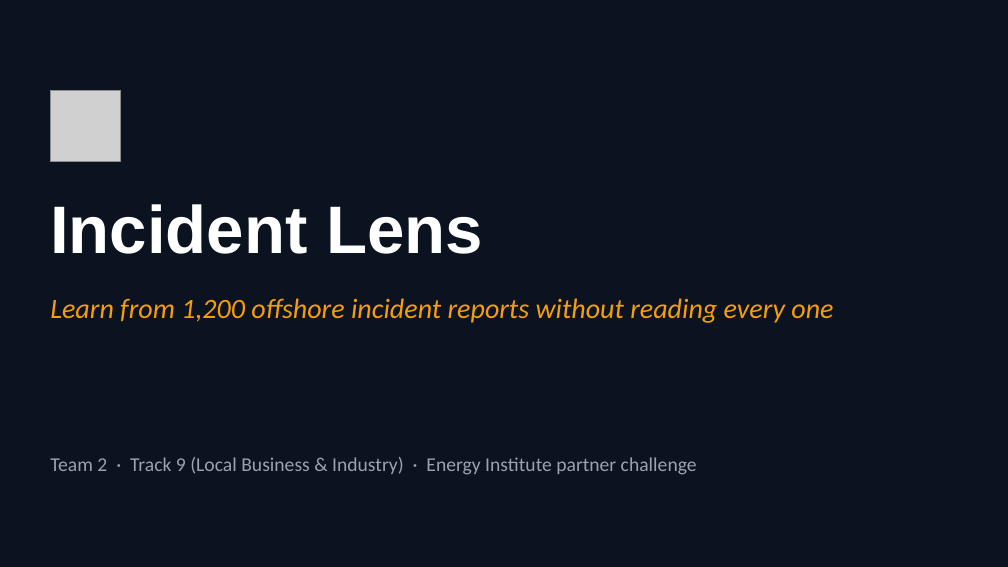
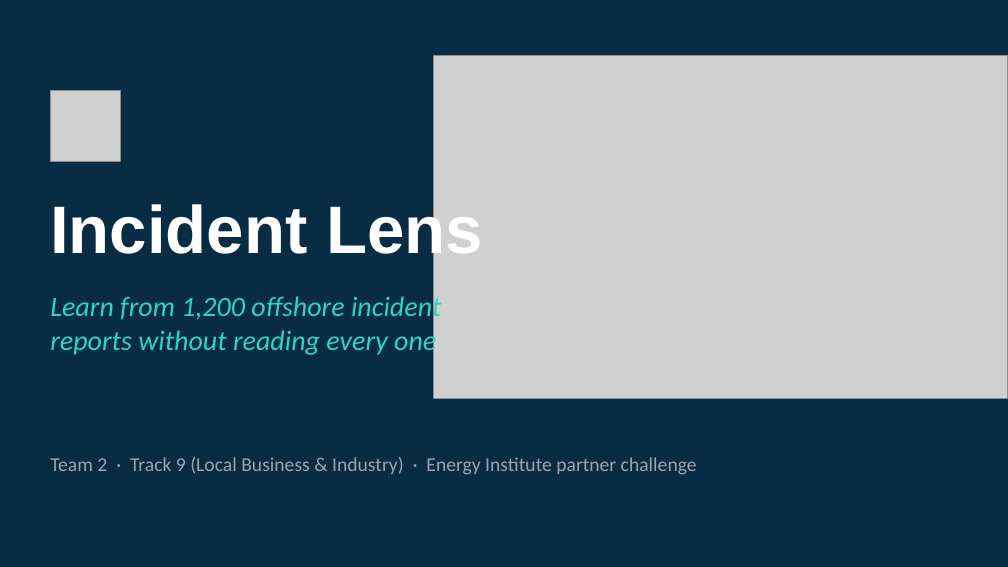
Before and after one commit to Epinore/incident-lens, a slide deck: slide 1 of slides/Team 2 slides.pptx. Drawn at 1008x567 pixels with LibreOffice and Linux fonts; fonts in the diff are those of the drawing; grey boxes stand for pictures. Boxes give left, top, right and bottom in pixels: in the first picture for what was removed or moved away, otherwise in the second. Text is boxed around its words. In the diff, an @@ line names an element or a change of style, - is before the commit and + after.

```diff
--- a/slides/Team 2 slides.pptx
+++ b/slides/Team 2 slides.pptx
@@ background #0B1220 to #082C44 @@
@@ picture added at (433, 55, 1008, 398) @@
@@ text "Learn from 1,200 offshore incident ..." at (50, 293, 441, 357): text colour #F59E0B to #2DD4BF @@
```
Also in this commit, not shown: 4 other slides changed, 12 other files.
